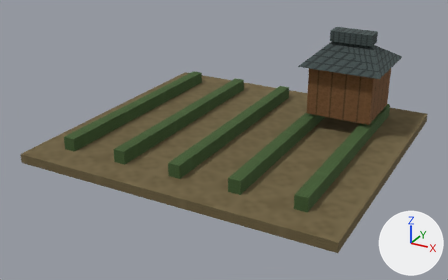
The glTF model app/src/main/assets/3d/field/domestic-FARM-2-lod2.glb: old version first, new version second.
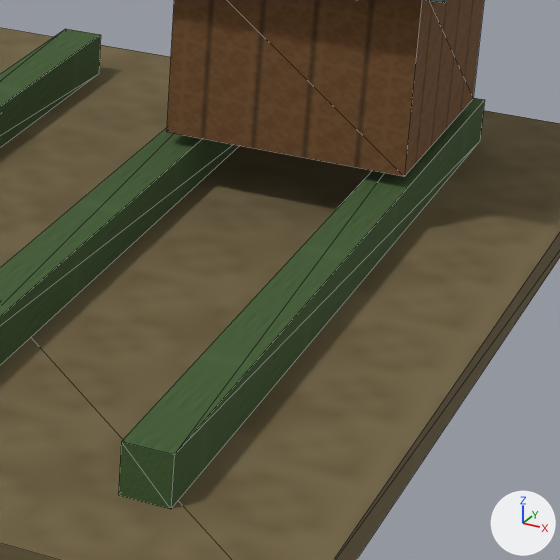
Each version appears first whole from a 50 mm camera at (0.735, -1.425, 0.704) aimed at (-0.012, -0.068, 0.026), and next in a close-up on the part from 59% to 92% of the width and 28% to 81% of the height. The axes (+X, +Y, +Z) are drawn at lower right. The lights are the same throughout. The last two pictures show the newer version. The close-ups show mesh edges as thin lines. Vertices at exactly the same position are counted once.
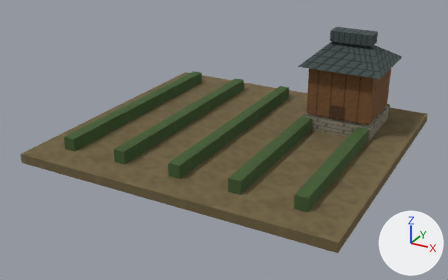
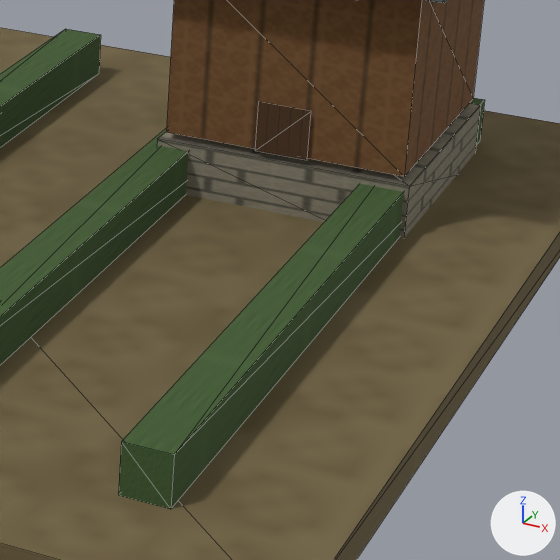
Pixel boxes [x1, y1, x2, y2] of what changed, in the close-ups (560 x 560 px):
part 1 of me_mesh_0, added (brown): after [157, 103, 480, 238]
part 2 of me_mesh_0, added (brown): after [255, 102, 311, 160]

Edits to the bpy script that builds the scene:
```text
Change me_mesh_0:
    used by ob_mesh_0; location = (0.0, 0.0, 0.0)
    verts and faces of me_mesh_0; kept vertices keep their numbers, new ones are numbered from 70
    remove me_mesh_0.from_pydata(...)  # 70 vertices, 86 faces; spans x -0.43..0.43, y -0.4..0.4, z 0.0..0.296
    add me_mesh_0.from_pydata(...)  # 82 vertices, 98 faces; spans x -0.43..0.43, y -0.4..0.4, z 0.0..0.296
    me_mesh_0 part 1: the loose piece of 8 vertices spanning x 0.15..0.33, y 0.12..0.3, z 0.07..0.21 is copied, and the copy is scaled about its middle by (1.06, 1.04, 0.393), then moved by (0.0, 0.0, -0.102); it spans x 0.145..0.335, y 0.116..0.304, z 0.01..0.065
    me_mesh_0 part 2
    add verts[70] = (0.22, 0.117, 0.07)  # pixel (255, 150)
    add verts[71] = (0.26, 0.117, 0.07)  # pixel (307, 160)
    add verts[72] = (0.26, 0.117, 0.108)  # pixel (311, 111)
    add verts[73] = (0.22, 0.117, 0.108)  # pixel (258, 101)
    add faces += [(70, 71, 72), (70, 72, 73)]
```
